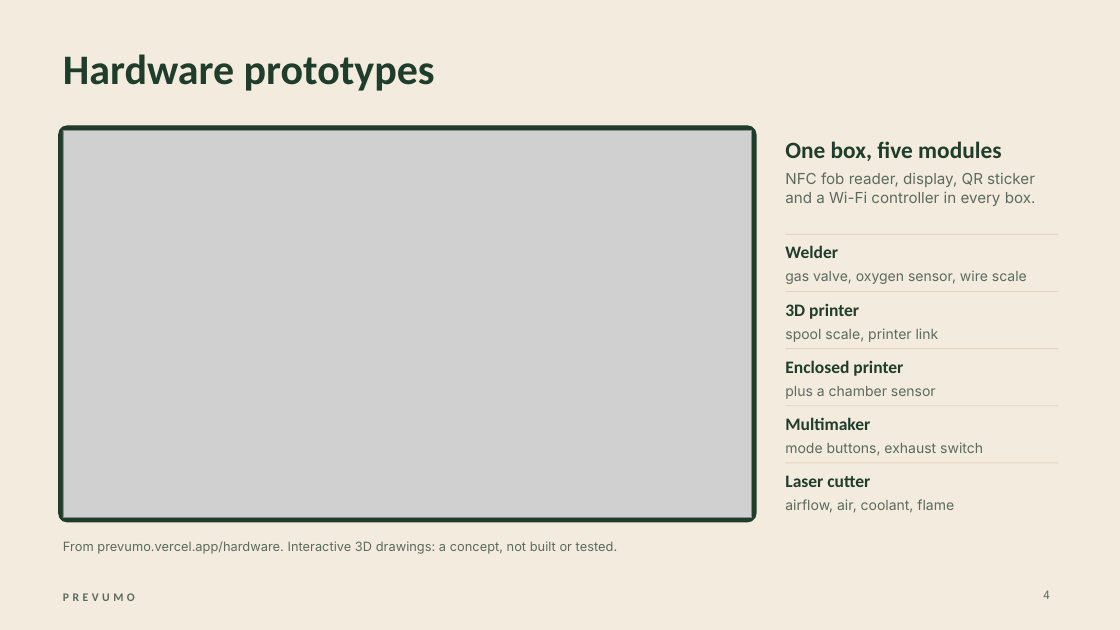
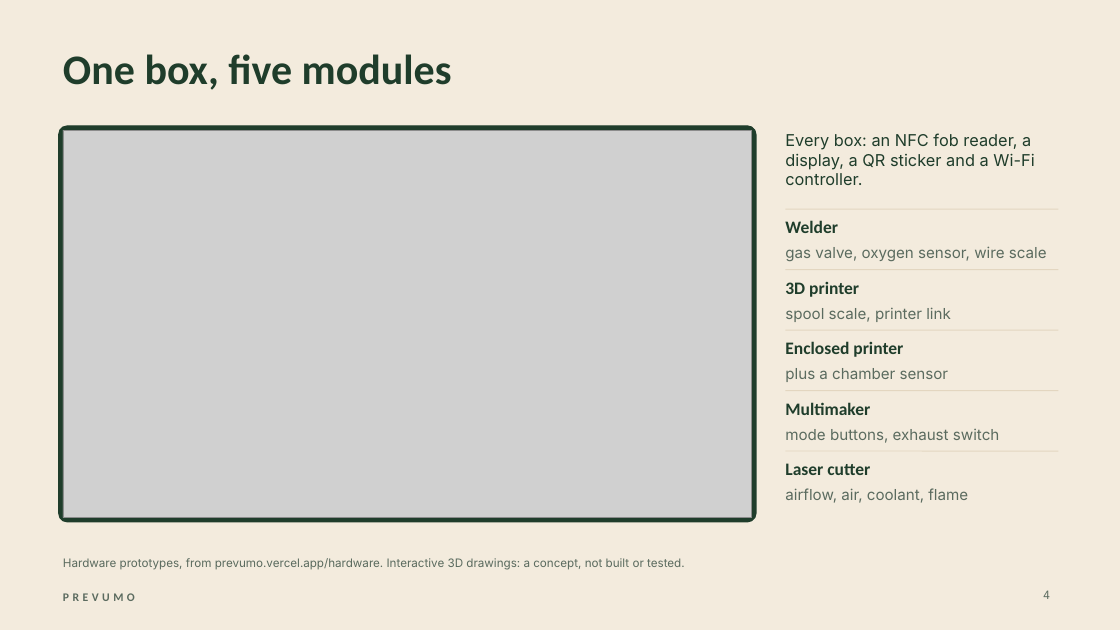
Before and after one commit to WAHB22/wahbs-world, a slide deck: slide 4 of prevumo/deliverables/final/PREVUMO-final.pptx. Drawn at 1120x630 pixels with LibreOffice and Linux fonts; fonts in the diff are those of the drawing; grey boxes stand for pictures. Boxes give left, top, right and bottom in pixels: in the first picture for what was removed or moved away, otherwise in the second. Text is boxed around its words. In the diff, an @@ line names an element or a change of style, - is before the commit and + after.

```diff
--- a/prevumo/deliverables/final/PREVUMO-final.pptx
+++ b/prevumo/deliverables/final/PREVUMO-final.pptx
@@ title at (x1=63, y1=54, x2=452, y2=90): text changed @@
-Hardware prototypes
+One box, five modules
@@ text at (x1=785, y1=133, x2=1034, y2=185): text changed; size 13 to 14 pt; text colour #5B6B5F to #1F3D2B @@
-NFC fob reader, display, QR sticker and a Wi-Fi controller in every box.
+Every box: an NFC fob reader, a display, a QR sticker and a Wi-Fi controller.
@@ text removed at (x1=785, y1=141, x2=1001, y2=161) @@
-One box, five modules
@@ line moved from (786, 234) - (1059, 234) to (786, 209) - (1059, 209) @@
@@ size 12 to 13 pt in 5 elements at (x1=785, y1=488, x2=968, y2=503), (x1=785, y1=429, x2=999, y2=443), (x1=785, y1=368, x2=948, y2=382), (x1=785, y1=307, x2=951, y2=322), (x1=785, y1=246, x2=1047, y2=261) @@
@@ text "Welder" moved from (x1=785, y1=245, x2=838, y2=258) to (x1=785, y1=220, x2=838, y2=233) @@
@@ text "gas valve, oxygen sensor, wire ..." moved from (x1=785, y1=270, x2=1027, y2=284) to (x1=785, y1=246, x2=1047, y2=261) @@
@@ 2 texts, 2 lines moved together from (x1=785, y1=292, x2=1059, y2=376) to (x1=785, y1=270, x2=1059, y2=357) @@
@@ text "spool scale, printer link" moved from (x1=785, y1=328, x2=939, y2=342) to (x1=785, y1=307, x2=951, y2=322) @@
@@ text "plus a chamber sensor" moved from (x1=785, y1=386, x2=936, y2=399) to (x1=785, y1=368, x2=948, y2=382) @@
@@ text "Multimaker" moved from (x1=785, y1=417, x2=870, y2=430) to (x1=785, y1=402, x2=870, y2=415) @@
@@ line moved from (786, 406) - (1059, 406) to (786, 391) - (1059, 391) @@
@@ text "mode buttons, exhaust switch" moved from (x1=785, y1=442, x2=983, y2=456) to (x1=785, y1=429, x2=999, y2=443) @@
@@ text "Laser cutter" moved from (x1=785, y1=475, x2=870, y2=487) to (x1=785, y1=463, x2=870, y2=475) @@
@@ line moved from (786, 463) - (1059, 463) to (786, 451) - (1059, 451) @@
@@ text "airflow, air, coolant, flame" moved from (x1=785, y1=499, x2=954, y2=513) to (x1=785, y1=488, x2=968, y2=503) @@
@@ text at (x1=63, y1=558, x2=685, y2=570): text changed; size 11 to 10 pt @@
-From prevumo.vercel.app/hardware. Interactive 3D drawings: a concept, not built or tested.
+Hardware prototypes, from prevumo.vercel.app/hardware. Interactive 3D drawings: a concept, not built or tested.
```
Also in this commit, not shown: 12 other slides changed, 12 other files.
